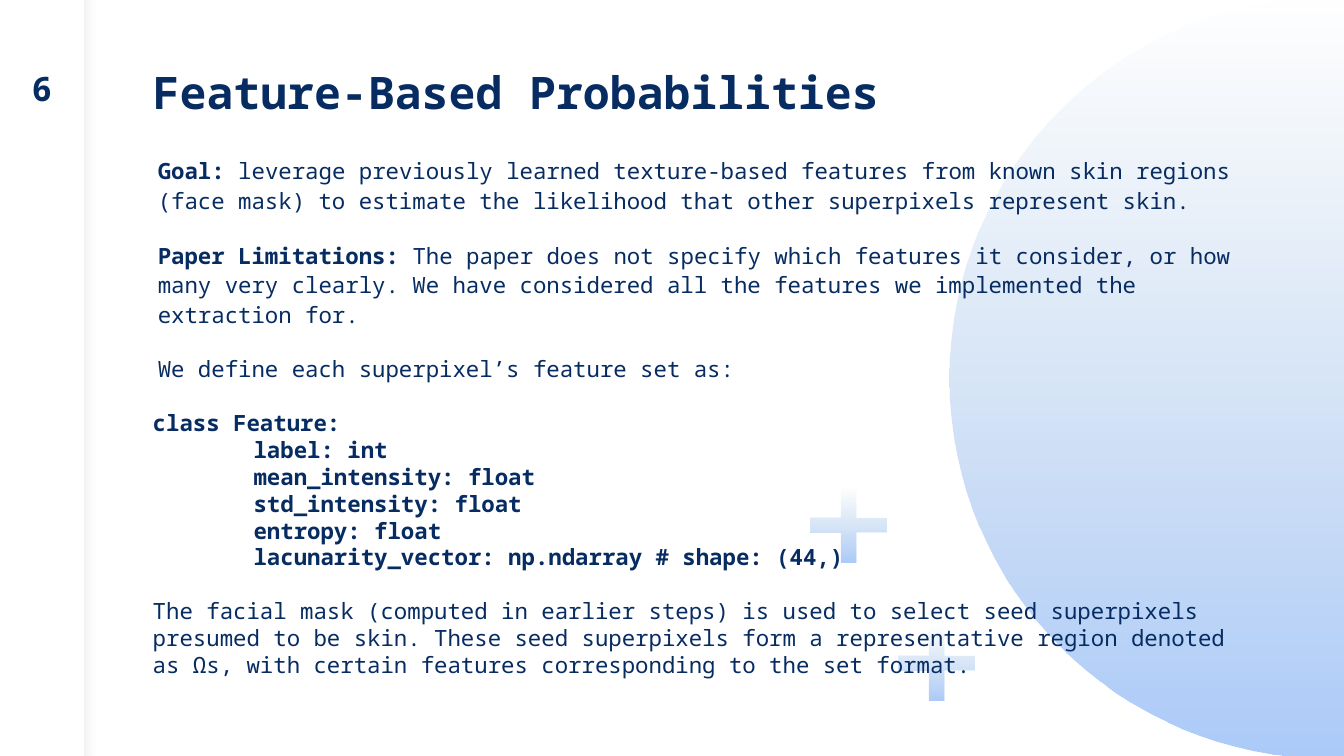
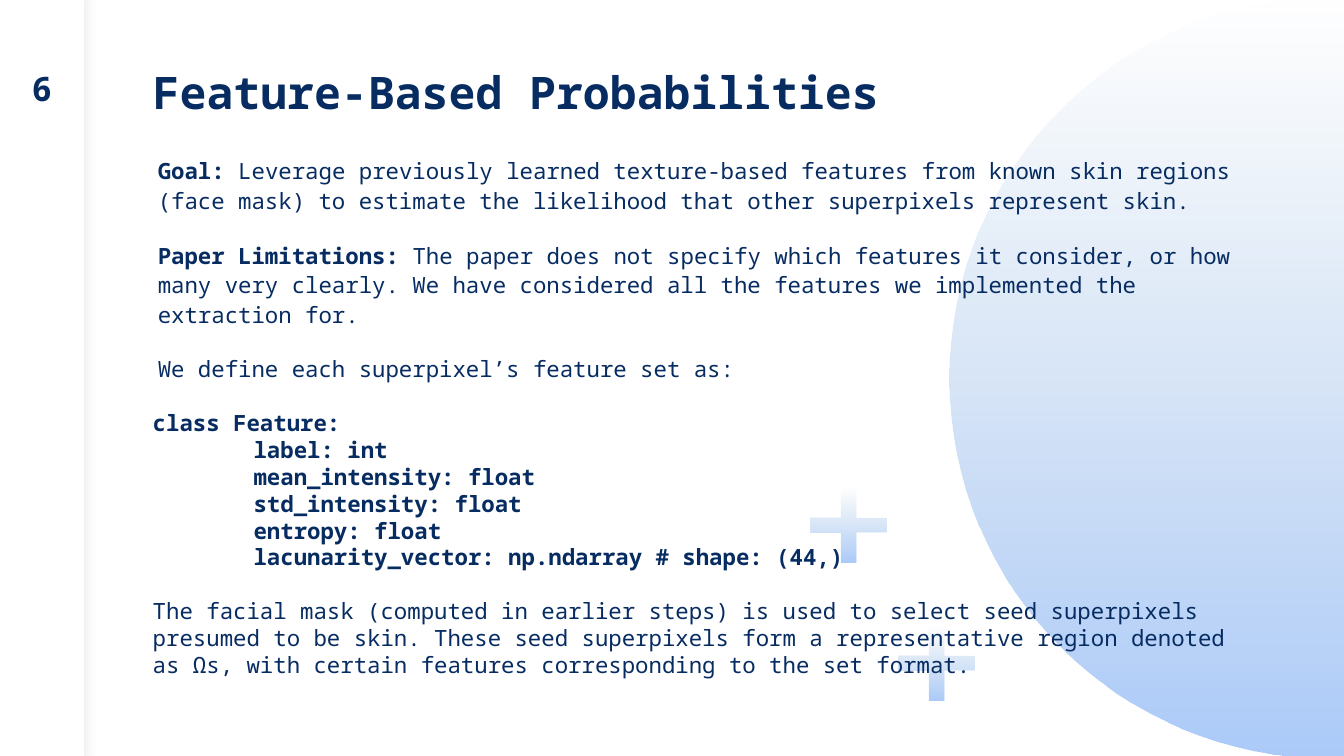
Before and after one commit to icingtea/skin_detection, a slide deck: slide 12 of presentation.pptx. Drawn at 1344x756 pixels with LibreOffice and Linux fonts; fonts in the diff are those of the drawing. Boxes give left, top, right and bottom in pixels: in the first picture for what was removed or moved away, otherwise in the second. Text is boxed around its words. In the diff, an @@ line names an element or a change of style, - is before the commit and + after.

```diff
--- a/presentation.pptx
+++ b/presentation.pptx
@@ text at (x1=158, y1=162, x2=1230, y2=214): text changed @@
-Goal: leverage previously learned texture-based features from known skin regions (face mask) to estimate the likelihood that other superpixels represent skin.
+Goal: Leverage previously learned texture-based features from known skin regions (face mask) to estimate the likelihood that other superpixels represent skin.
```
Also in this commit, not shown: 3 slides added.
